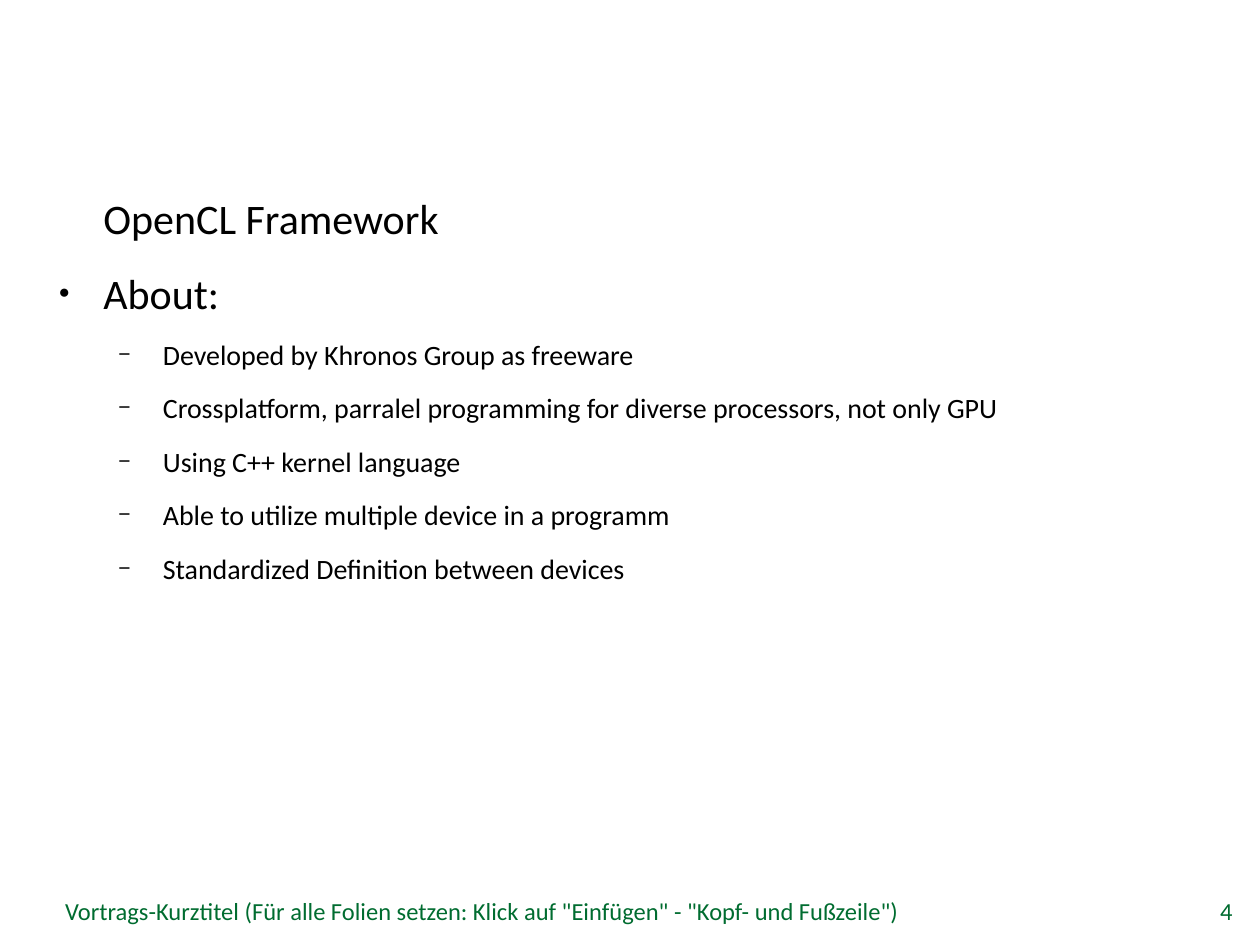
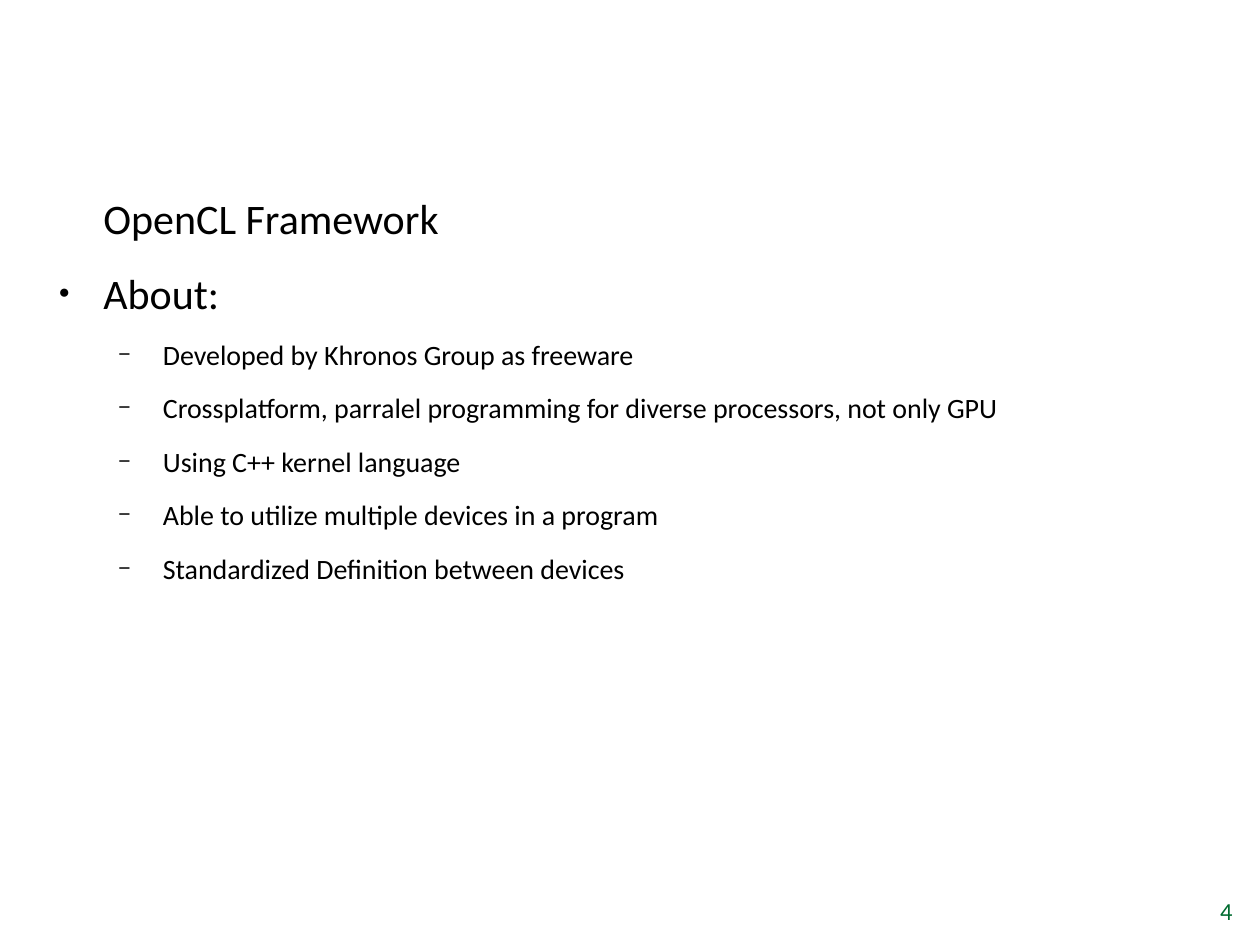
Before and after one commit to tuanpham91/OpenCLBA, a slide deck: slide 4 of Bachelor Thesis.odp. Drawn at 1260x945 pixels with LibreOffice and Linux fonts; fonts in the diff are those of the drawing; background and template pictures are left out. Boxes give left, top, right and bottom in pixels: in the first picture for what was removed or moved away, otherwise in the second. Text is boxed around its words. In the diff, an @@ line names an element or a change of style, - is before the commit and + after.

```diff
--- a/Bachelor Thesis.odp
+++ b/Bachelor Thesis.odp
@@ text at bbox=[163, 505, 658, 530]: text changed @@
-  − Able to utilize multiple device in a programm
+  − Able to utilize multiple devices in a program
@@ text removed at bbox=[65, 902, 898, 925] @@
-Vortrags-Kurztitel (Für alle Folien setzen: Klick auf "Einfügen" - "Kopf- und Fußzeile")
```
Also in this commit, not shown: 6 other slides changed, 1 slide added, 1 slide removed, 2 other files.
